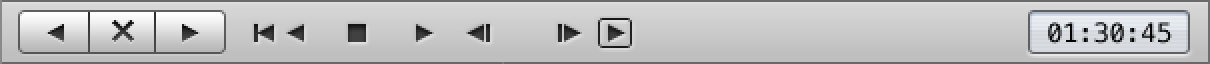
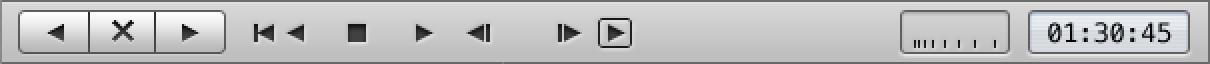
Revision of a layered w=1210, h=64 image; what changed, layer by layer:
added group "Button icons" with 2 layers above "Scale slider" over [898, 12, 1014, 56]
moved "Layer 4" into group "Button icons", painted on it over [898, 12, 1014, 56]
moved "Layer 3" into group "Button icons", painted on it over [900, 18, 996, 48]
added group "Scale slider" with 2 layers above "Time display" over [900, 10, 1010, 54]
added layer "Layer 1" (1st of 2, in "Scale slider") in group "Scale slider" over [900, 10, 1010, 54]
added group "Time display" with 3 layers above "Background" over [898, 10, 1014, 58]
moved "Layer 2" into group "Time display" over [898, 10, 1014, 58]
